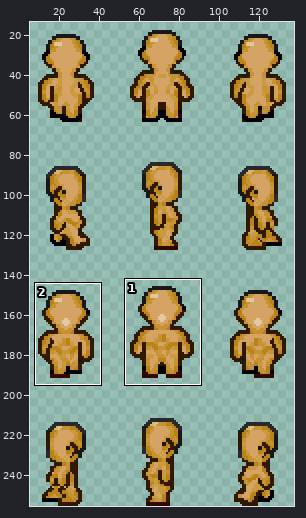
One commit to this sprite sheet: data/sprites/outfit/body-testing/body_003.png. Above, an overview of the earlier version with the close-up marked.
Close-up. First the earlier version:
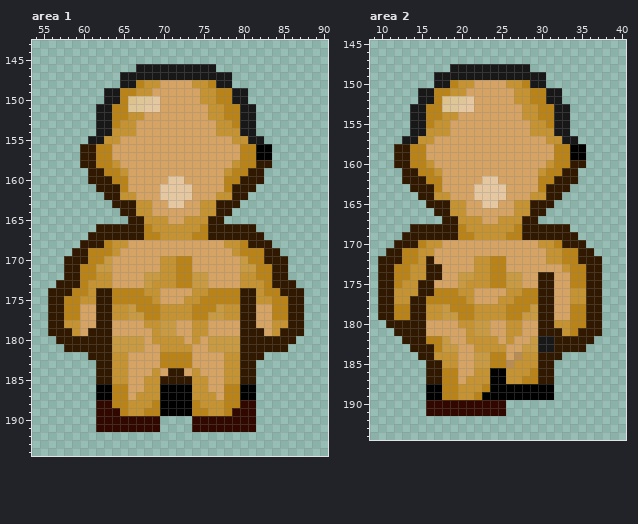
The file is 144x256 pixels. Colours within 5 levels of each other are drawn and written as one. Shown: area 1: x 54..90, y 143..194; area 2: x 9..40, y 145..194. The wide view leaves out empty margins. The commit also changed other parts of the picture, which this record leaves out.
After:
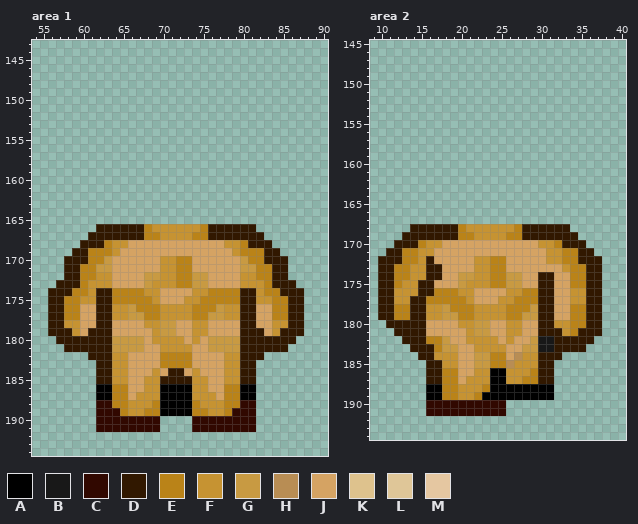
Palette (. is transparent): A #000000  B #181818  C #310800  D #311800  E #ba8318  F #c69332  G #c89a42  H #b88d54  J #d5a363  K #dec28d  L #dfc698  M #e5c7a1
Diff:
--- area 1
@@ x 54..90 @@
 145 .....................................
-146 .............BBBBBBBBBB..............
-147 ...........BBBBBBBBBBBBBB............
-148 ...........BBEFFJJJJFFEBB............
-149 .........BBEEFFJJJJJJFFEEBB..........
-150 .........BBEKLLMJJJJJFFEEBB..........
-151 ........BBEELLMMJJJJJJFFEEBB.........
-152 ........BBEEFFJJJJJJJJFFEEBB.........
-153 ........BBEFFJJJJJJJJJJFFEBB.........
-154 ........BBFFFJJJJJJJJJJFFFBB.........
-155 .......BBFFJJJJJJJJJJJJJJFFBB........
-156 ......DDEEJJJJJJJJJJJJJJJJEEAA.......
-157 ......DDEEJJJJJJJJJJJJJJJJEEAA.......
-158 ......DDEEFJJJJJJJJJJJJJJFEEDD.......
-159 .......DDEEFJJJJJJJJJJJJFEEDD........
-160 .......DDDEEJJJJJMMJJJJJEEDDD........
-161 ........DDDEJJJJMMMMJJJJEDDD.........
-162 .........DDFFJJJMMMMJJJFFDD..........
-163 ..........DDDFFJJMMJJFFDDD...........
-164 ...........DDFFJJJJJJFFDD............
-165 ............DDFFFJJFFFDD.............
+146 .....................................
+147 .....................................
+148 .....................................
+149 .....................................
+150 .....................................
+151 .....................................
+152 .....................................
+153 .....................................
+154 .....................................
+155 .....................................
+156 .....................................
+157 .....................................
+158 .....................................
+159 .....................................
+160 .....................................
+161 .....................................
+162 .....................................
+163 .....................................
+164 .....................................
+165 .....................................
 166 ........DDDDDDEFFFFFFEDDDDDD.........
--- area 2
@@ x 9..40 @@
 147 ................................
-148 ..........BBBBBBBBBB............
-149 ........BBBBBBBBBBBBBB..........
-150 ........BBEFFJJJJFFEBB..........
-151 ......BBEEFFJJJJJJFFEEBB........
-152 ......BBEKLLMJJJJJFFEEBB........
-153 .....BBEELLMMJJJJJJFFEEBB.......
-154 .....BBEEFFJJJJJJJJFFEEBB.......
-155 .....BBEFFJJJJJJJJJJFFEBB.......
-156 .....BBFFFJJJJJJJJJJFFFBB.......
-157 ....BBFFJJJJJJJJJJJJJJFFBB......
-158 ...DDEEJJJJJJJJJJJJJJJJEEAA.....
-159 ...DDEEJJJJJJJJJJJJJJJJEEAA.....
-160 ...DDEEFJJJJJJJJJJJJJJFEEDD.....
-161 ....DDEEFJJJJJJJJJJJJFEEDD......
-162 ....DDDEEJJJJJMMJJJJJEEDDD......
-163 .....DDDEJJJJMMMMJJJJEDDD.......
-164 ......DDFFJJJMMMMJJJFFDD........
-165 .......DDDFFJJMMJJFFDDD.........
-166 ........DDFFJJJJJJFFDD..........
-167 .........DDFFFJJFFFDD...........
+148 ................................
+149 ................................
+150 ................................
+151 ................................
+152 ................................
+153 ................................
+154 ................................
+155 ................................
+156 ................................
+157 ................................
+158 ................................
+159 ................................
+160 ................................
+161 ................................
+162 ................................
+163 ................................
+164 ................................
+165 ................................
+166 ................................
+167 ................................
 168 .....DDDDDDEFFFFFFEDDDDDD.......
Boxes around the changes in both close-ups, in picture pixels (x1, y1, x2, y2):
erased: (80, 64, 272, 224)
erased: (394, 64, 586, 224)
